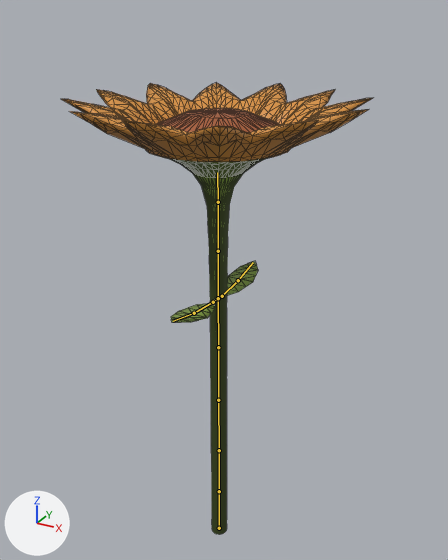
The Blender file FlourishProject/Assets/Models/ReworkSunFlower/Blender/ReworkSunFlower.blend: old version first, new version second.
Camera for both pictures: a camera (50 mm lens) standing at (14.1, -25.0, 29.2) and looking at (0.0, 0.7, 16.3). Every picture has the same lights, and +X, +Y and +Z are marked at lower left. The bones that bend it are drawn over the model as lines. Mesh edges are drawn as thin lines.

The first picture shows 'Sunflower'.
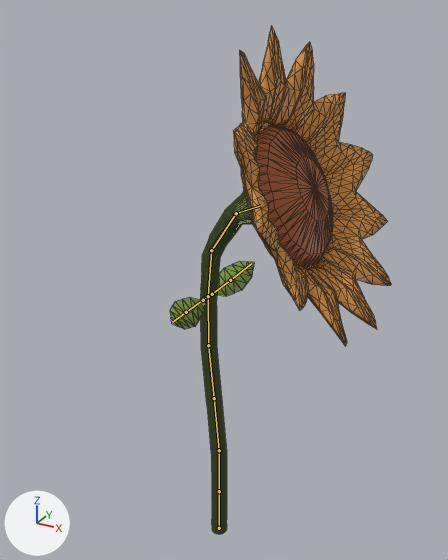
The newer file adds an action. The first version stands in its rest pose; the second is drawn at frame 0 of the action 'Wind'.

Pixel boxes (x1, y1, x2, y2) of what changed, in the pictures (448 x 560 px):
```json
{"object": "Sunflower", "change": "posed", "before": [62, 82, 373, 534], "after": [170, 26, 392, 534], "on screen": "29% narrower, 12% taller"}
{"bone": "Bone.002", "before": "(219, 450) to (218, 400)", "after": "(219, 450) to (214, 398)"}
{"bone": "Bone.004", "before": "(218, 347) to (218, 298)", "after": "(208, 345) to (208, 296)"}
{"bone": "Bone.005", "before": "(218, 298) to (218, 251)", "after": "(208, 296) to (211, 250)"}
{"bone": "Bone.006", "before": "(218, 251) to (218, 202)", "after": "(211, 250) to (236, 213)"}
{"bone": "Bone.007", "before": "(218, 202) to (217, 172)", "after": "(236, 213) to (261, 205)"}
{"bone": "Bone.011", "before": "(213, 302) to (194, 313)", "after": "(203, 300) to (186, 312)"}
{"bone": "Bone.013", "before": "(194, 313) to (173, 321)", "after": "(186, 312) to (172, 322)"}
{"bone": "Bone.012", "before": "(222, 296) to (238, 280)", "after": "(212, 294) to (230, 280)"}
{"bone": "Bone.014", "before": "(238, 280) to (253, 262)", "after": "(230, 280) to (251, 263)"}
```

Edits to the scene script, one JSON object a line:
```json
{"block": "bone_bone_002", "where": "bone_bone_002 = bpy.data.objects['SunFlowerRig'].pose.bones['Bone.002']  # child of 'Bone.001'"}
{"op": "set", "path": "bone_bone_002.rotation_quaternion", "old": "(1.0, 0.0, 0.0, 0.0)", "new": "(0.999, 0.0, 0.0, 0.044)", "note": "degrees (0, 0, 0) -> degrees (0, 0, 5)"}
{"block": "bone_bone_004", "where": "bone_bone_004 = bpy.data.objects['SunFlowerRig'].pose.bones['Bone.004']  # child of 'Bone.003'"}
{"op": "set", "path": "bone_bone_004.rotation_quaternion", "old": "(1.0, 0.0, 0.0, 0.0)", "new": "(0.999, 0.0, 0.0, -0.044)", "note": "degrees (0, 0, 0) -> degrees (0, 0, -5)"}
{"block": "bone_bone_005", "where": "bone_bone_005 = bpy.data.objects['SunFlowerRig'].pose.bones['Bone.005']  # child of 'Bone.004'"}
{"op": "set", "path": "bone_bone_005.rotation_quaternion", "old": "(1.0, 0.0, 0.0, 0.0)", "new": "(0.999, 0.0, 0.0, -0.044)", "note": "degrees (0, 0, 0) -> degrees (0, 0, -5)"}
{"block": "bone_bone_006", "where": "bone_bone_006 = bpy.data.objects['SunFlowerRig'].pose.bones['Bone.006']  # child of 'Bone.005'"}
{"op": "set", "path": "bone_bone_006.rotation_quaternion", "old": "(1.0, 0.0, 0.0, 0.0)", "new": "(0.972, 0.0, 0.0, -0.235)", "note": "degrees (0, 0, 0) -> degrees (0, 0, -27)"}
{"block": "bone_bone_007", "where": "bone_bone_007 = bpy.data.objects['SunFlowerRig'].pose.bones['Bone.007']  # child of 'Bone.006'"}
{"op": "set", "path": "bone_bone_007.rotation_quaternion", "old": "(1.0, 0.0, 0.0, 0.0)", "new": "(0.957, 0.0, 0.0, -0.289)", "note": "degrees (0, 0, 0) -> degrees (0, 0, -34)"}
{"block": "bone_bone_011", "where": "bone_bone_011 = bpy.data.objects['SunFlowerRig'].pose.bones['Bone.011']  # child of 'Bone.008'"}
{"op": "set", "path": "bone_bone_011.location", "old": "(0.0, 0.0, 0.0)", "new": "(0.01, 0.0, -0.01)"}
{"op": "set", "path": "bone_bone_011.rotation_quaternion", "old": "(1.0, 0.0, 0.0, 0.0)", "new": "(0.924, -0.006, -0.381, -0.037)", "note": "degrees (0, 0, 0) -> degrees (1, -45, -5)"}
{"block": "bone_bone_013", "where": "bone_bone_013 = bpy.data.objects['SunFlowerRig'].pose.bones['Bone.013']  # child of 'Bone.011'"}
{"op": "set", "path": "bone_bone_013.rotation_quaternion", "old": "(1.0, 0.0, 0.0, 0.0)", "new": "(0.999, -0.044, 0.0, 0.0)", "note": "degrees (0, 0, 0) -> degrees (-5, 0, 0)"}
{"block": "bone_bone_012", "where": "bone_bone_012 = bpy.data.objects['SunFlowerRig'].pose.bones['Bone.012']  # child of 'Bone.009'"}
{"op": "set", "path": "bone_bone_012.location", "old": "(0.0, 0.0, 0.0)", "new": "(-0.01, 0.0, -0.01)"}
{"op": "set", "path": "bone_bone_012.rotation_quaternion", "old": "(1.0, 0.0, 0.0, 0.0)", "new": "(0.924, 0.002, 0.381, -0.038)", "note": "degrees (0, 0, 0) -> degrees (-2, 45, -5)"}
{"block": "bone_bone_014", "where": "bone_bone_014 = bpy.data.objects['SunFlowerRig'].pose.bones['Bone.014']  # child of 'Bone.012'"}
{"op": "set", "path": "bone_bone_014.rotation_quaternion", "old": "(1.0, 0.0, 0.0, 0.0)", "new": "(0.999, 0.044, 0.0, 0.0)", "note": "degrees (0, 0, 0) -> degrees (5, 0, 0)"}
```
